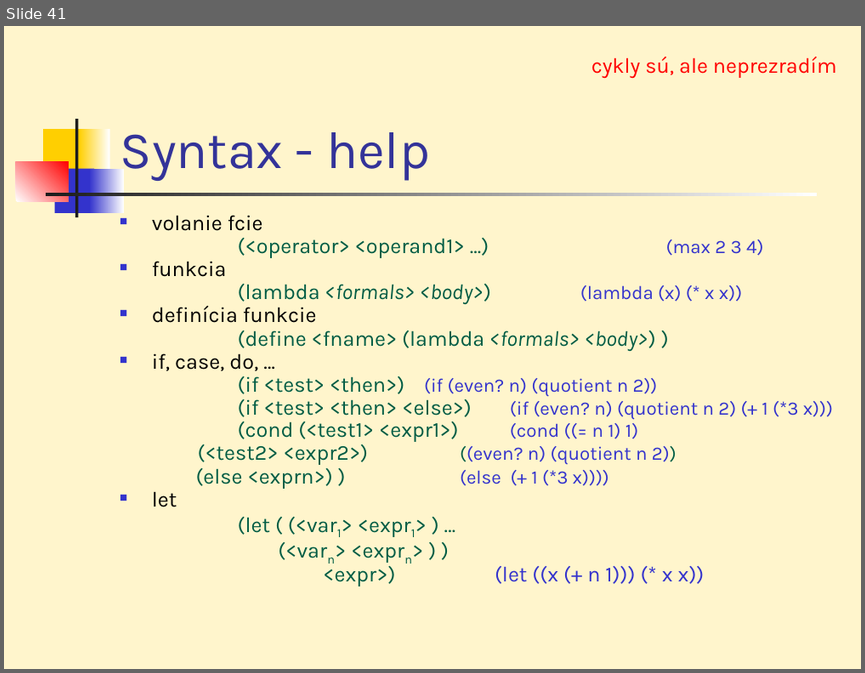
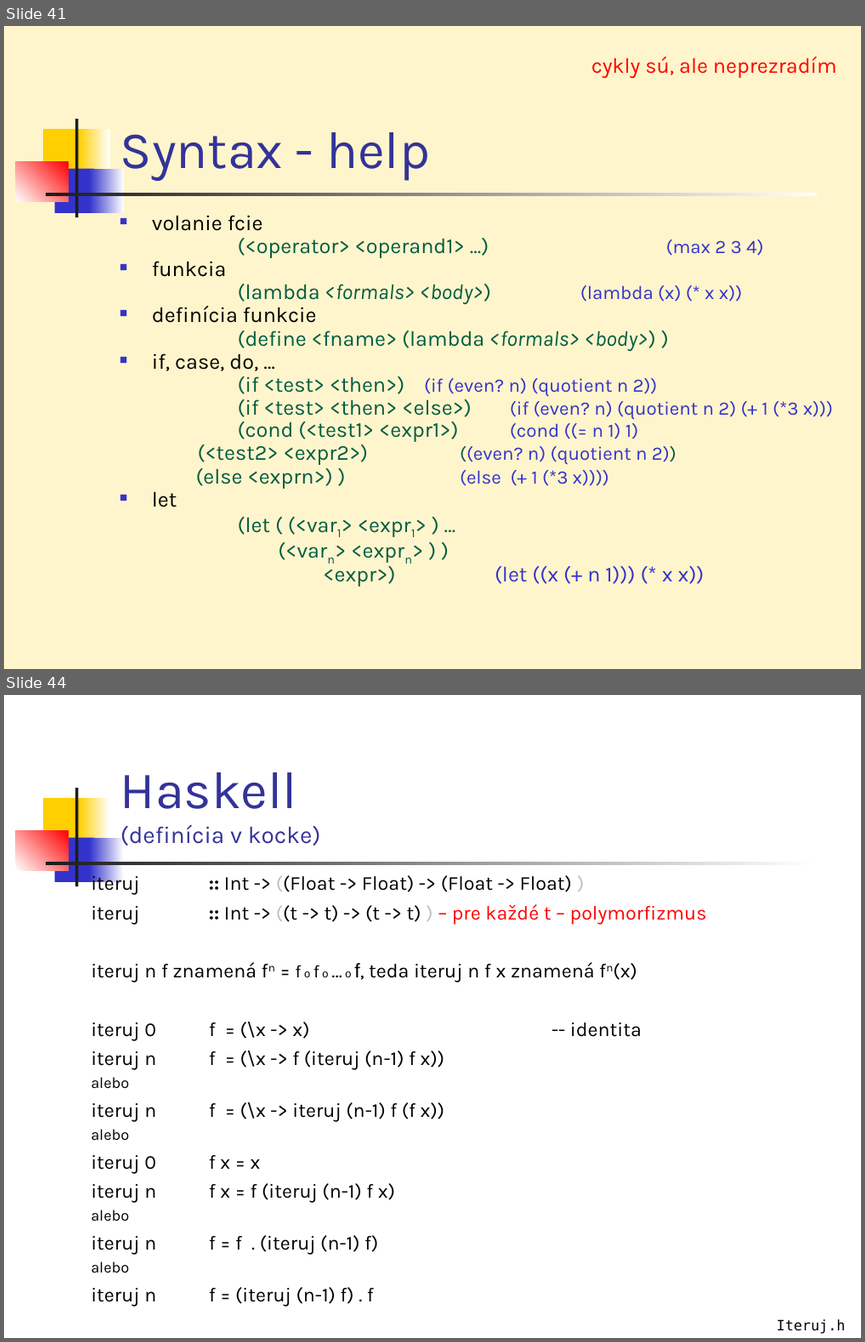
Before and after one commit to Funkcionalne/Prednasky, a slide deck: 01/01_fpro.ppt. Shown one above the other, each under a label of ours: slide 41 before the commit, slides 41 and 44 after it; the slides between them are not shown. The pictures are 865x673 and 865x1342 pixels, drawn with LibreOffice and Linux fonts; fonts in the diff are those of the drawing. Boxes give left, top, right and bottom in pixels: in the first picture for what was removed or moved away, otherwise in the second. Text is boxed around its words. In the diff, an @@ line names an element or a change of style, - is before the commit and + after.

Commit message:
pridany haskell

```diff
--- a/01/01_fpro.ppt
+++ b/01/01_fpro.ppt
@@ slide 44 added at <box>4,695,861,1338</box>, background #FFFFFF; not listed: 7 template elements that a slide beside it also shows @@
@@ title added at <box>120,772,321,845</box>, 20 pt, text #333399 @@
+Haskell
+(definícia v kocke)
@@ text added at <box>91,875,707,1305</box>, 16.6 pt, text #000000 @@
+iteruj :: Int -> ((Float -> Float) -> (Float -> Float) )
+  iteruj :: Int -> ((t -> t) -> (t -> t) ) – pre každé t – polymorfizmus
+iteruj n f znamená fn = f o f o … o f, teda iteruj n f x znamená fn(x)
+iteruj 0 f = (\x -> x) -- identita
+iteruj n f = (\x -> f (iteruj (n-1) f x))
+alebo
+iteruj n f = (\x -> iteruj (n-1) f (f x))
+alebo
+iteruj 0 f x = x
+iteruj n f x = f (iteruj (n-1) f x)
+alebo
+iteruj n f = f . (iteruj (n-1) f)
+alebo
+iteruj n f = (iteruj (n-1) f) . f
@@ text added at <box>777,1319,846,1333</box>, 12 pt, text #000000 @@
+Iteruj.hs
```
Also in this commit, not shown: 4 other slides added, 3 other files.
